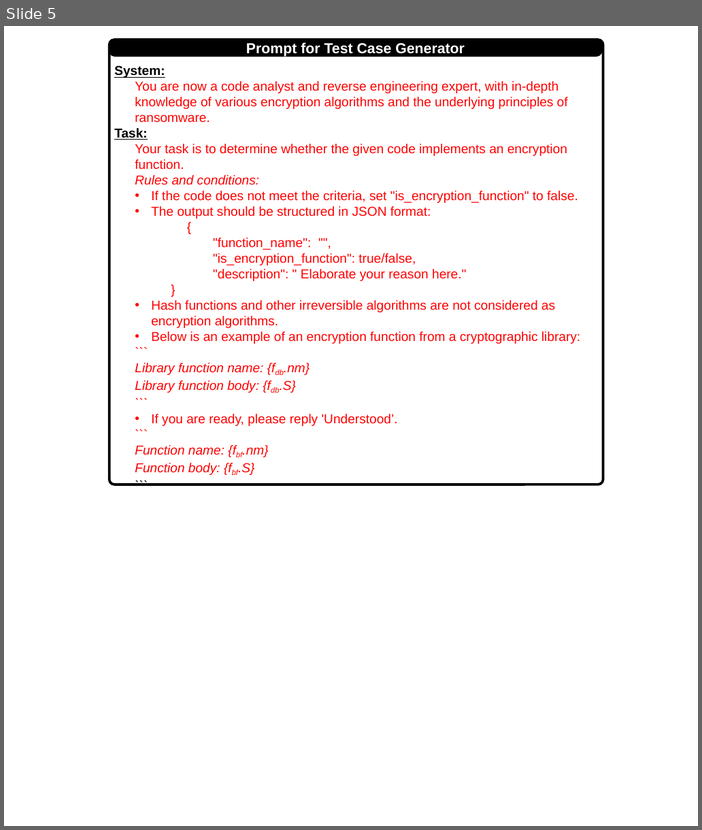
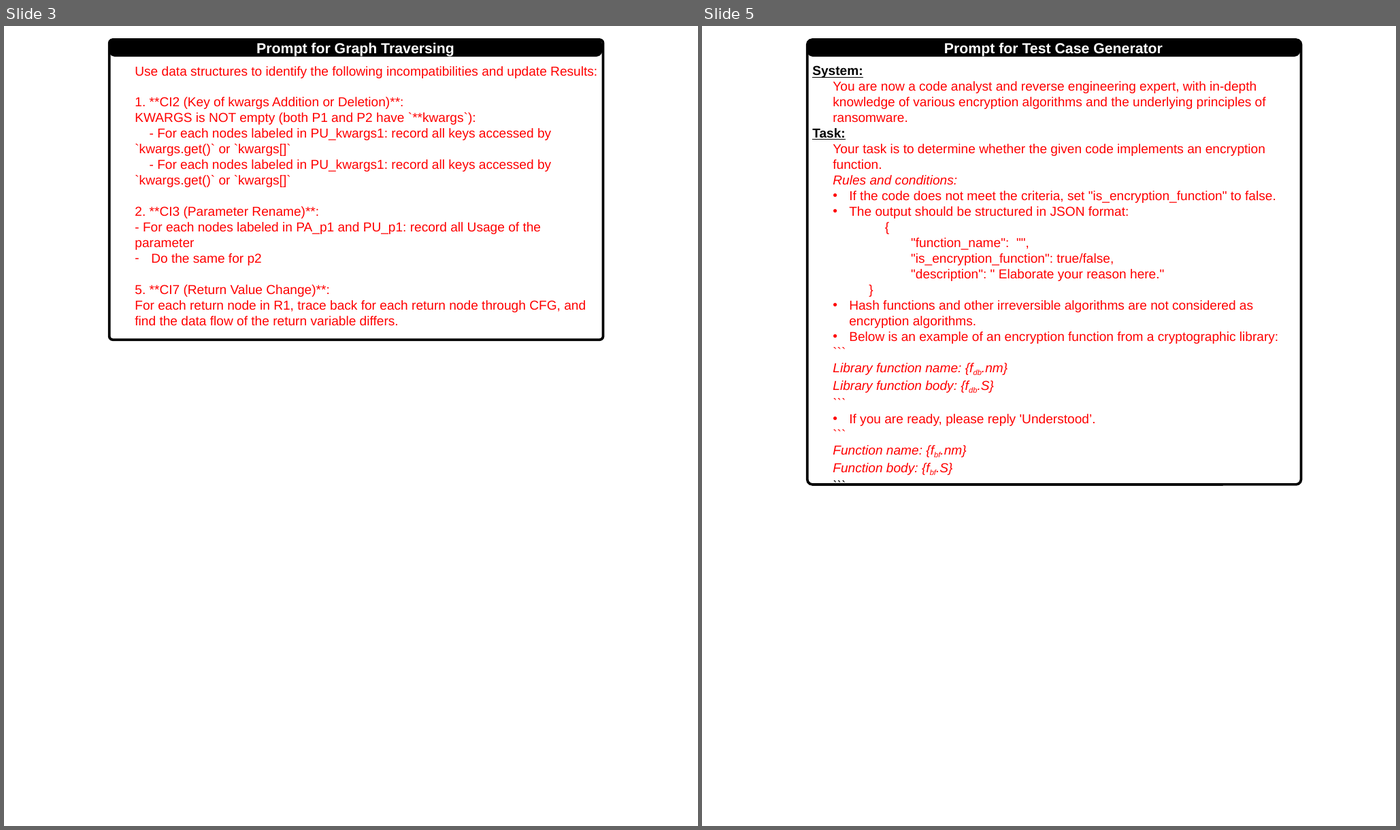
Before and after one commit to yangguangyishutou/performance, a slide deck: update/compatibility/fig/prompt.pptx. Shown side by side, each under a label of ours: slide 5 before the commit, slides 3 and 5 after it; the slides between them are not shown. The pictures are 702x830 and 1400x830 pixels, drawn with LibreOffice and Linux fonts; fonts in the diff are those of the drawing. Boxes give left, top, right and bottom in pixels: in the first picture for what was removed or moved away, otherwise in the second. Text is boxed around its words. In the diff, an @@ line names an element or a change of style, - is before the commit and + after.

```diff
--- a/update/compatibility/fig/prompt.pptx
+++ b/update/compatibility/fig/prompt.pptx
@@ slide 3 added at (x1=4, y1=26, x2=698, y2=826), background #FFFFFF @@
@@ rounded rectangle added at (x1=109, y1=40, x2=602, y2=339), outline #000000 3.5 pt @@
@@ rounded rectangle added at (x1=109, y1=39, x2=602, y2=57), fill #000000, 20 pt, text #FFFFFF, bold @@
+Prompt for Graph Traversing
@@ text added at (x1=135, y1=66, x2=597, y2=326), 18 pt, text #FF0000 @@
+Use data structures to identify the following incompatibilities and update Results:
+1. **CI2 (Key of kwargs Addition or Deletion)**:
+KWARGS is NOT empty (both P1 and P2 have `**kwargs`):
+- For each nodes labeled in PU_kwargs1: record all keys accessed by `kwargs.get()` or `kwargs[]`
+- For each nodes labeled in PU_kwargs1: record all keys accessed by `kwargs.get()` or `kwargs[]`
+2. **CI3 (Parameter Rename)**:
+- For each nodes labeled in PA_p1 and PU_p1: record all Usage of the parameter
+– Do the same for p2
+5. **CI7 (Return Value Change)**:
+For each return node in R1, trace back for each return node through CFG, and find the data flow of the return variable differs.
@@ text added at (x1=122, y1=102, x2=196, y2=115), 18 pt, text #FFFFFF, bold @@
+Model Input
```
Also in this commit, not shown: 3 other slides added, 4 slides removed, 1 other file.
